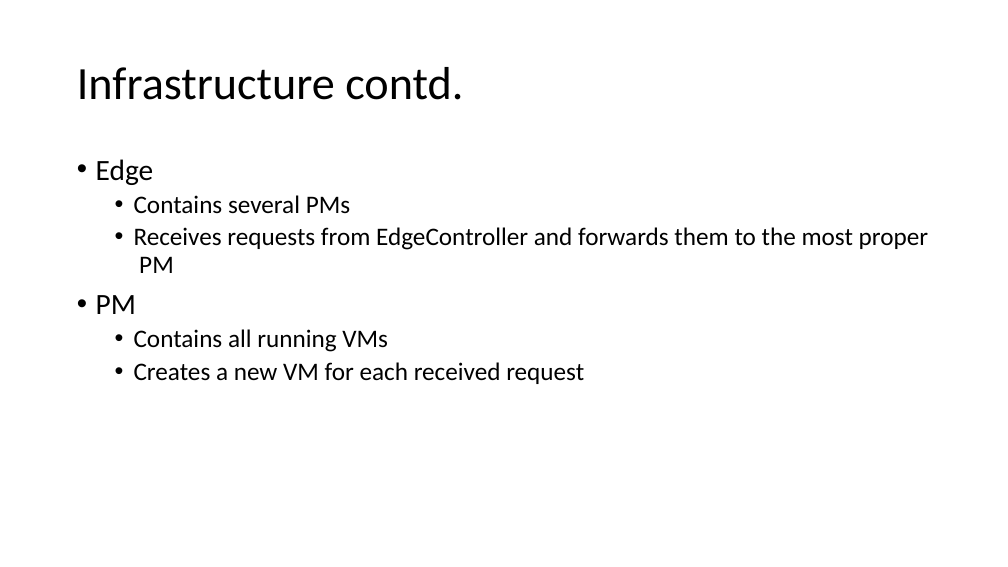
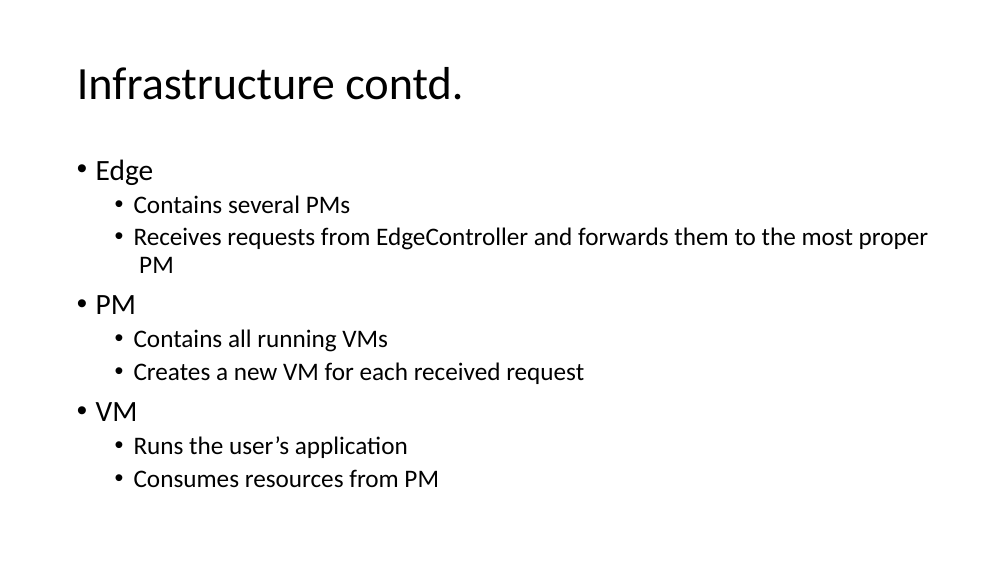
Before and after one commit to Racheast/ecommercews2016, a slide deck: slide 6 of presentations/Presentation-2.pptx. Drawn at 1008x567 pixels with LibreOffice and Linux fonts; fonts in the diff are those of the drawing. Boxes give left, top, right and bottom in pixels: in the first picture for what was removed or moved away, otherwise in the second. Text is boxed around its words. In the diff, an @@ line names an element or a change of style, - is before the commit and + after.

Commit message:
small update of presentation-2

```diff
--- a/presentations/Presentation-2.pptx
+++ b/presentations/Presentation-2.pptx
@@ text at [96, 402, 439, 488]: paragraphs added @@
+• VM
+  • Runs the user’s application
+  • Consumes resources from PM
```
